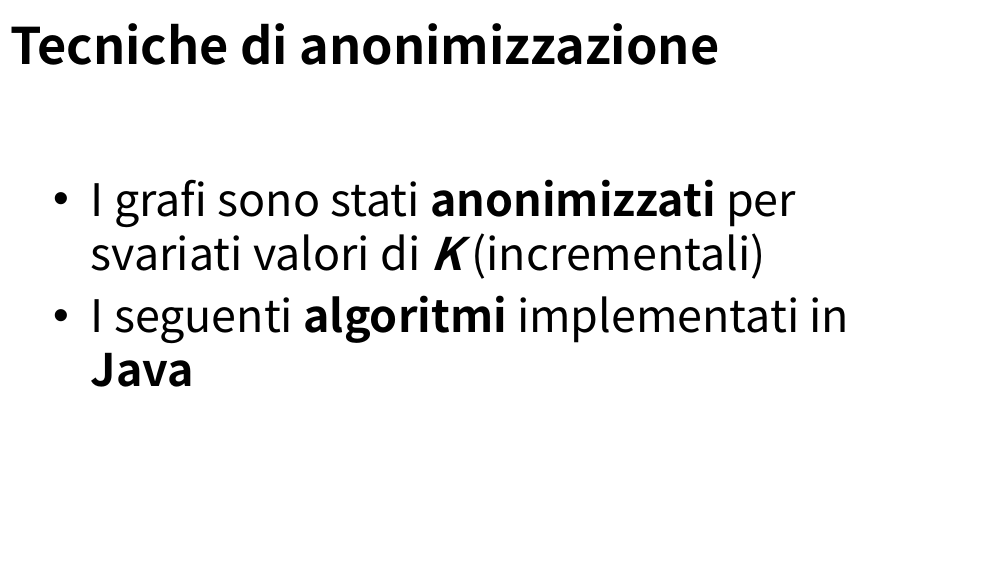
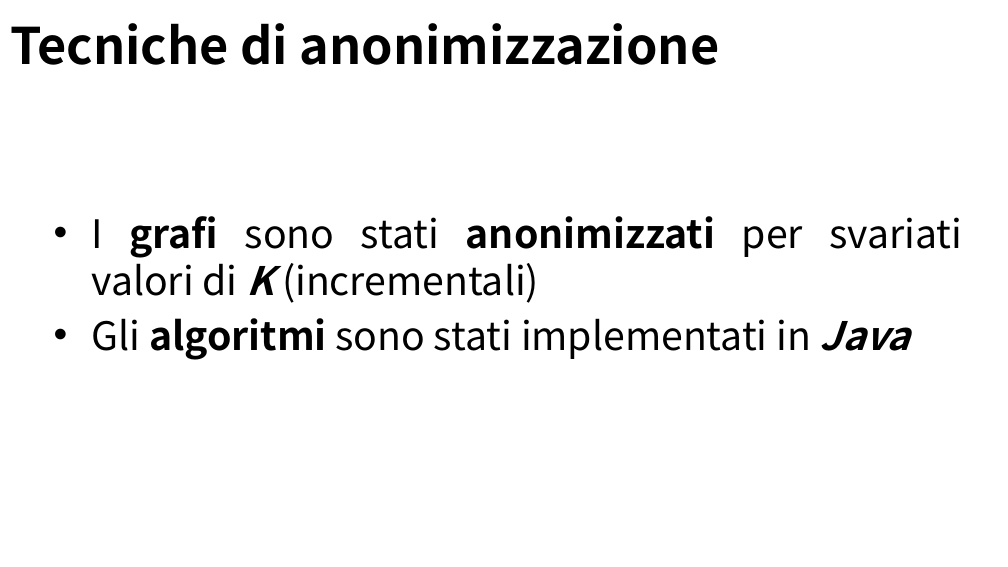
Before and after one commit to Navypowder/DP-P-project, a slide deck: slide 3 of Presentation/Towards_Identity_Anonymization_on_graph(K-degree anonymization).pptx (slide 4 before the commit). Drawn at 1008x567 pixels with LibreOffice and Linux fonts; fonts in the diff are those of the drawing; background and template pictures are left out. Boxes give left, top, right and bottom in pixels: in the first picture for what was removed or moved away, otherwise in the second. Text is boxed around its words. In the diff, an @@ line names an element or a change of style, - is before the commit and + after.

```diff
--- a/Presentation/Towards_Identity_Anonymization_on_graph(K-degree anonymization).pptx
+++ b/Presentation/Towards_Identity_Anonymization_on_graph(K-degree anonymization).pptx
@@ text "I grafi sono stati anonimizzati ...": place and size @@
-text "I grafi sono stati anonimizzati ..." at [91, 179, 850, 387]
+text "I grafi sono stati anonimizzati ..." at [92, 216, 962, 360]
@@ text at [92, 216, 962, 303]: size 32 to 28 pt in "I grafi sono stati anonimizzati per svariati ..."; bold on in "grafi"; alignment left to justified @@
@@ text at [92, 318, 910, 360]: text changed; size 32 to 28 pt @@
-• I seguenti algoritmi implementati in Java
+• Gli algoritmi sono stati implementati in Java
```
Also in this commit, not shown: 8 other slides changed, 5 slides added.
